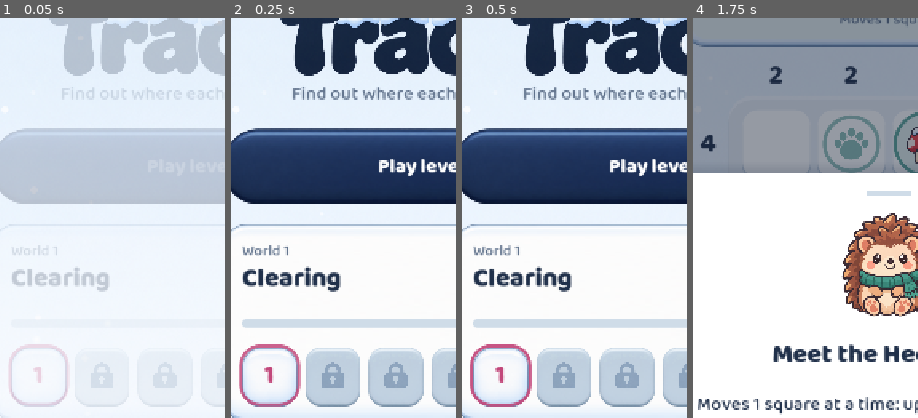
Above: before the commit, frames 1-4 (left to right).
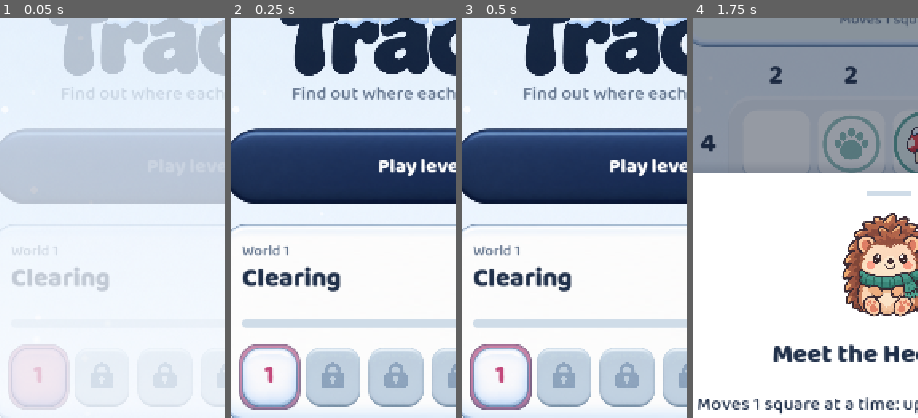
Above: after the commit, the same moments.

Repository: tomasmota77/pegadas-na-neve
Game: Godot game, scene res://scenes/main.tscn
Same seed, same stepped clock (60 frames per second), same inputs: the game is played once before the commit and once after it.
Inputs:
- Up to frame 1 (0.05 s): no input
- Up to frame 2 (0.25 s): no input
- Up to frame 3 (0.5 s): no input
- Up to frame 4 (1.75 s): click "Play level 1" at 0.5 s; click "Next" at 1.25 s
The pictures show only the part of the screen within x 6-56%, y 29-79%; the shares and areas given below are measured in that part.

The runs differ from the first frame. In frame 1, 0.3% of the frame differs, in the area x 3-32%, y 82-98%; in frame 2, 1.2%, in the area x 3-32%, y 81-98%; in frame 3, 1.2%; in frame 4, nothing differs.

Commit message:
Jogo centrado em ecrãs largos, destaque do nível atual e toca mais simples
- Em ecrãs largos (browser no computador) o jogo fica centrado com no
  máximo 760 px de largura, em vez de esticar botões e níveis.
- O nível atual brilha com a forma da própria imagem do botão.
- As estrelas dos níveis resolvidos já não tapam o número.
- A toca passa a ser a casa pintada de leve com a cor do animal e um
  ponto onde o rasto começa (ou assets/images/toca.png, se existir).

Co-Authored-By: Claude Opus 5.5 <noreply@anthropic.com>
Claude-Session: https://claude.ai/code/session_019qmALCv4ef3vy6rfbU3Dgw

Diff:
--- a/scripts/board.gd
+++ b/scripts/board.gd
@@ -48,6 +48,7 @@
 		_tex["comida_" + t] = Game.texture("comida_" + t)
 		_tex["pegada_" + t] = Game.texture("pegada_" + t)
 	_tex["rocha"] = Game.texture("rocha")
+	_tex["toca"] = Game.texture("toca")
 	_layout()
 	queue_redraw()
 
@@ -375,12 +376,18 @@
 	var p: Array = st.paths[t]
 	var col: Color = Game.ANIMALS[t].color
 	var done := st.is_complete(t)
-	# toca: só se vê depois de o animal sair dela (buraco escuro com borda de neve)
+	# toca: depois de o animal sair, a casa de partida fica pintada de leve com a cor
+	# dele (ou mostra assets/images/toca.png, se existir)
 	if p.size() > 1:
-		var den := center_of(a.den) + Vector2(0, cell * 0.08)
-		_ellipse(den, cell * 0.3, 0.62, Color(col, 0.22))
-		_ellipse(den + Vector2(0, cell * 0.03), cell * 0.2, 0.55, Color(col.darkened(0.6), 0.6))
-		draw_arc(den, cell * 0.3, PI * 1.1, PI * 1.9, 16, Color(col, 0.6), cell * 0.04, true)
+		var den_c := center_of(a.den)
+		var toca: Texture2D = _tex.get("toca")
+		if toca:
+			_draw_tex(toca, den_c, cell * 0.8)
+		else:
+			var gap := maxf(2.0, cell * 0.05)
+			var cell_r := Rect2(origin + Vector2(a.den) * cell, Vector2(cell, cell)).grow(-gap)
+			_box(Color(col, 0.16), cell * 0.2, Color(0, 0, 0, 0), 0).draw(get_canvas_item(), cell_r)
+			draw_circle(den_c, cell * 0.1, Color(col, 0.7), true, -1.0, true)
 	# comida: num círculo da cor do animal, para se ver de quem é
 	var food := center_of(a.food)
 	draw_circle(food, cell * 0.42, Color(col, 0.14), true, -1.0, true)
--- a/scripts/level_tile.gd
+++ b/scripts/level_tile.gd
@@ -50,20 +50,27 @@
 	# base: imagem ui_nivel / ui_nivel_feito / ui_nivel_fechado.png se existir
 	var tex_name: String = {"locked": "ui_nivel_fechado", "done": "ui_nivel_feito"}.get(state, "ui_nivel")
 	var tex_box := UITheme.tex_box(tex_name, 40, 0, 0)
+	var k := 0.5 + 0.5 * sin(_pulse)
 	if tex_box:
+		var full := Rect2(r.position, r.size + Vector2(0, 6))
+		if state == "current":
+			# brilho com a forma exata do botão: a mesma imagem, maior e pintada da cor de destaque
+			var glow: StyleBoxTexture = tex_box.duplicate()
+			glow.modulate_color = Color(accent.lightened(0.15), 0.45 + 0.4 * k)
+			glow.draw(get_canvas_item(), full.grow(3.0 + 3.0 * k))
 		tex_box.modulate_color = Color(0.9, 0.9, 0.9) if down else Color.WHITE
-		tex_box.draw(get_canvas_item(), Rect2(r.position, r.size + Vector2(0, 6)))
+		tex_box.draw(get_canvas_item(), full)
 	else:
 		if lift > 0.0:
 			_box(Color(C.frost_dark if state != "done" else C.ink.darkened(0.45), 0.6), rad).draw(get_canvas_item(), Rect2(r.position + Vector2(0, lift), r.size))
 		_box(bg, rad).draw(get_canvas_item(), r)
+		if state == "current":
+			var ring := _box(Color(0, 0, 0, 0), rad + 6)
+			ring.draw_center = false
+			ring.set_border_width_all(5)
+			ring.border_color = Color(accent, 0.55 + 0.45 * k)
+			ring.draw(get_canvas_item(), r.grow(3.0 + 2.0 * k))
 	if state == "current":
-		var k := 0.5 + 0.5 * sin(_pulse)
-		var ring := _box(Color(0, 0, 0, 0), rad + 6)
-		ring.draw_center = false
-		ring.set_border_width_all(5)
-		ring.border_color = Color(accent, 0.55 + 0.45 * k)
-		ring.draw(get_canvas_item(), r.grow(3.0 + 2.0 * k))
 		fg = accent
 	var c := r.get_center()
 	if state == "locked" and Icons.has("cadeado"):
@@ -75,7 +82,7 @@
 	draw_string(FONT, Vector2(r.position.x, base), str(number), HORIZONTAL_ALIGNMENT_CENTER, r.size.x, fs, fg)
 	if state == "done":
 		var star := Game.texture("estrela")
-		var ss := r.size.x * 0.2
+		var ss := minf(r.size.x * 0.2, r.size.y * 0.24)
 		if star == null:
 			var sf := int(ss * 0.95)
 			draw_string(FONT, Vector2(r.position.x, r.end.y - ss * 0.45), "%d/3" % stars, HORIZONTAL_ALIGNMENT_CENTER, r.size.x, sf, C.star)
--- a/scripts/main.gd
+++ b/scripts/main.gd
@@ -15,6 +15,7 @@
 		if n is BaseButton and not n.pressed.is_connected(_on_any_button):
 			n.pressed.connect(_on_any_button))
 	Sfx.refresh_music()
+	_fit_screen()
 	show_menu()
 	if "--shots" in OS.get_cmdline_user_args():
 		add_child(load("res://tests/shots.gd").new())
@@ -48,7 +49,21 @@
 	create_tween().tween_property(node, "modulate:a", 1.0, 0.22)
 
 
+## Largura máxima do jogo. Num ecrã largo (browser no computador, tablet deitado)
+## o jogo fica centrado com esta largura, em vez de esticar os botões para os lados.
+const MAX_WIDTH := 760.0
+
+
+func _fit_screen() -> void:
+	var w := minf(size.x, MAX_WIDTH)
+	$Screen.set_anchors_preset(Control.PRESET_TOP_LEFT)
+	$Screen.position = Vector2((size.x - w) * 0.5, 0)
+	$Screen.size = Vector2(w, size.y)
+
+
 func _notification(what: int) -> void:
+	if what == NOTIFICATION_RESIZED and is_node_ready():
+		_fit_screen()
 	# botão "voltar" do Android
 	if what == NOTIFICATION_WM_GO_BACK_REQUEST and _current:
 		if _current.has_signal("back_requested"):
